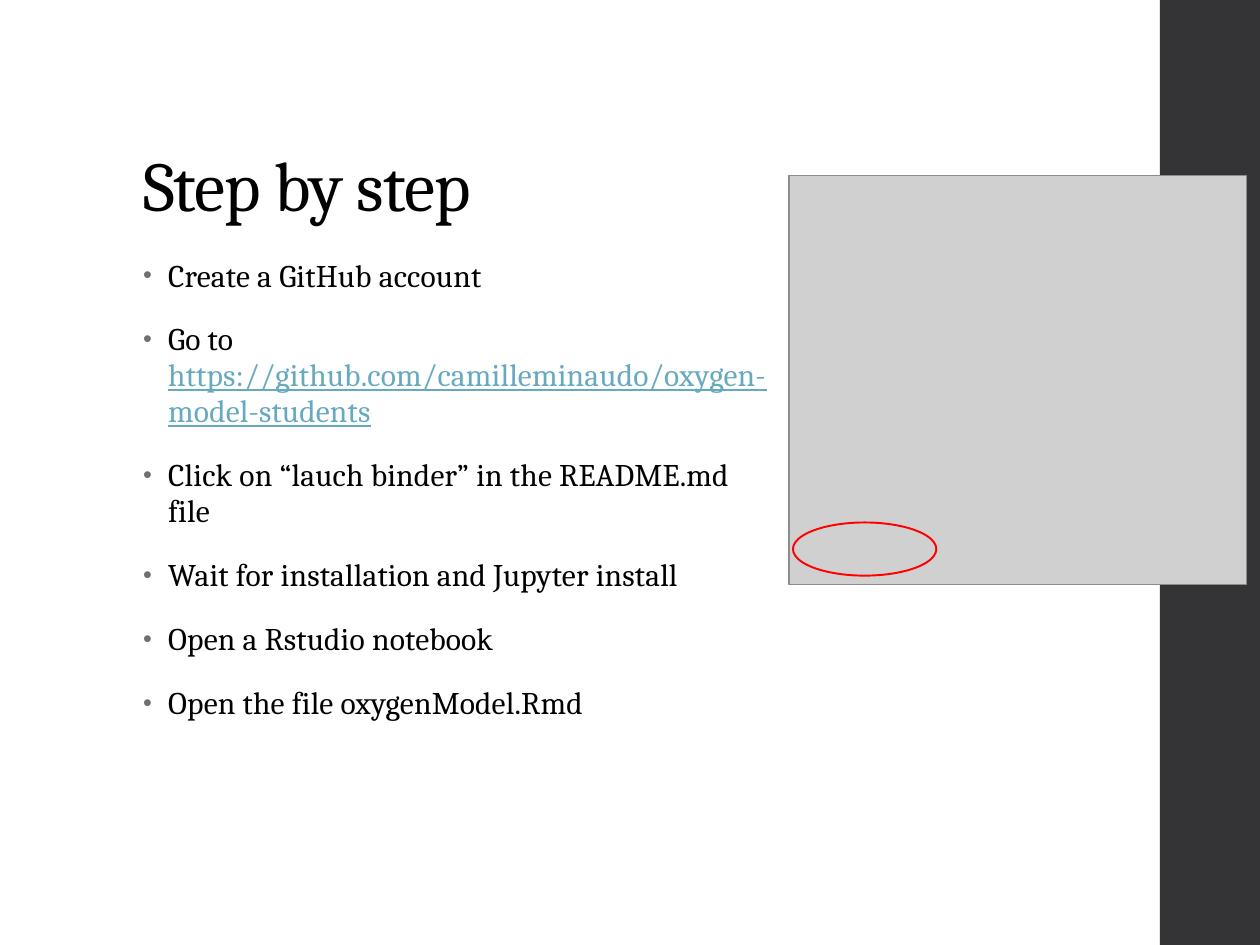
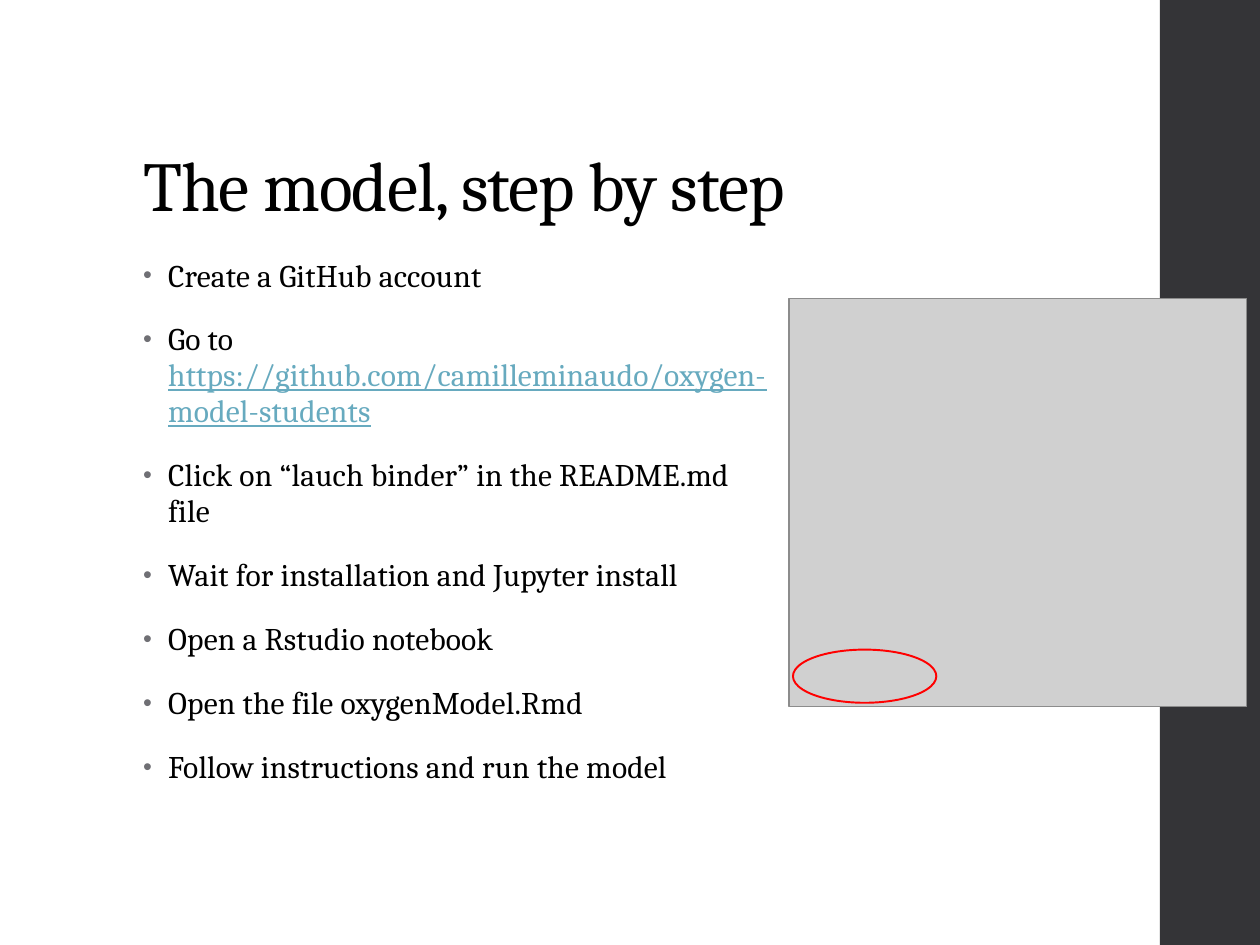
Before and after one commit to camilleminaudo/oxygen-model-students, a slide deck: slide 27 of 20221222_Building a process-based model, from scratch.pptx (slide 26 before the commit). Drawn at 1260x945 pixels with LibreOffice and Linux fonts; fonts in the diff are those of the drawing; grey boxes stand for pictures. Boxes give left, top, right and bottom in pixels: in the first picture for what was removed or moved away, otherwise in the second. Text is boxed around its words. In the diff, an @@ line names an element or a change of style, - is before the commit and + after.

```diff
--- a/20221222_Building a process-based model, from scratch.pptx
+++ b/20221222_Building a process-based model, from scratch.pptx
@@ title at (x1=143, y1=162, x2=785, y2=226): text changed @@
-Step by step
+The model, step by step
@@ picture moved from (x1=789, y1=176, x2=1246, y2=585) to (x1=789, y1=299, x2=1246, y2=707) @@
@@ ellipse moved from (x1=793, y1=523, x2=936, y2=576) to (x1=793, y1=650, x2=936, y2=703) @@
@@ text at (x1=168, y1=756, x2=666, y2=779): paragraph added @@
+• Follow instructions and run the model
```
Also in this commit, not shown: 3 other slides changed, 1 slide added.
